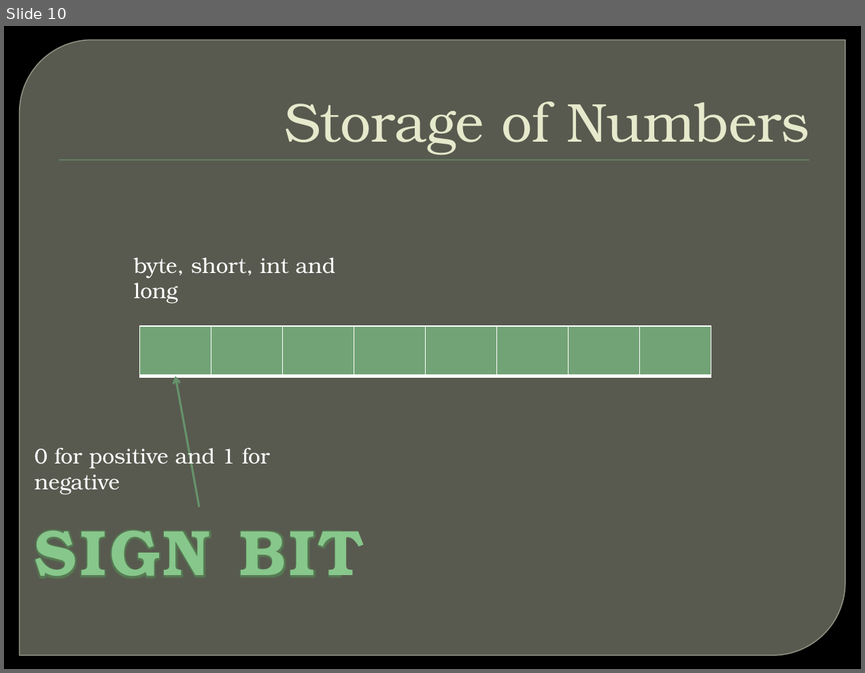
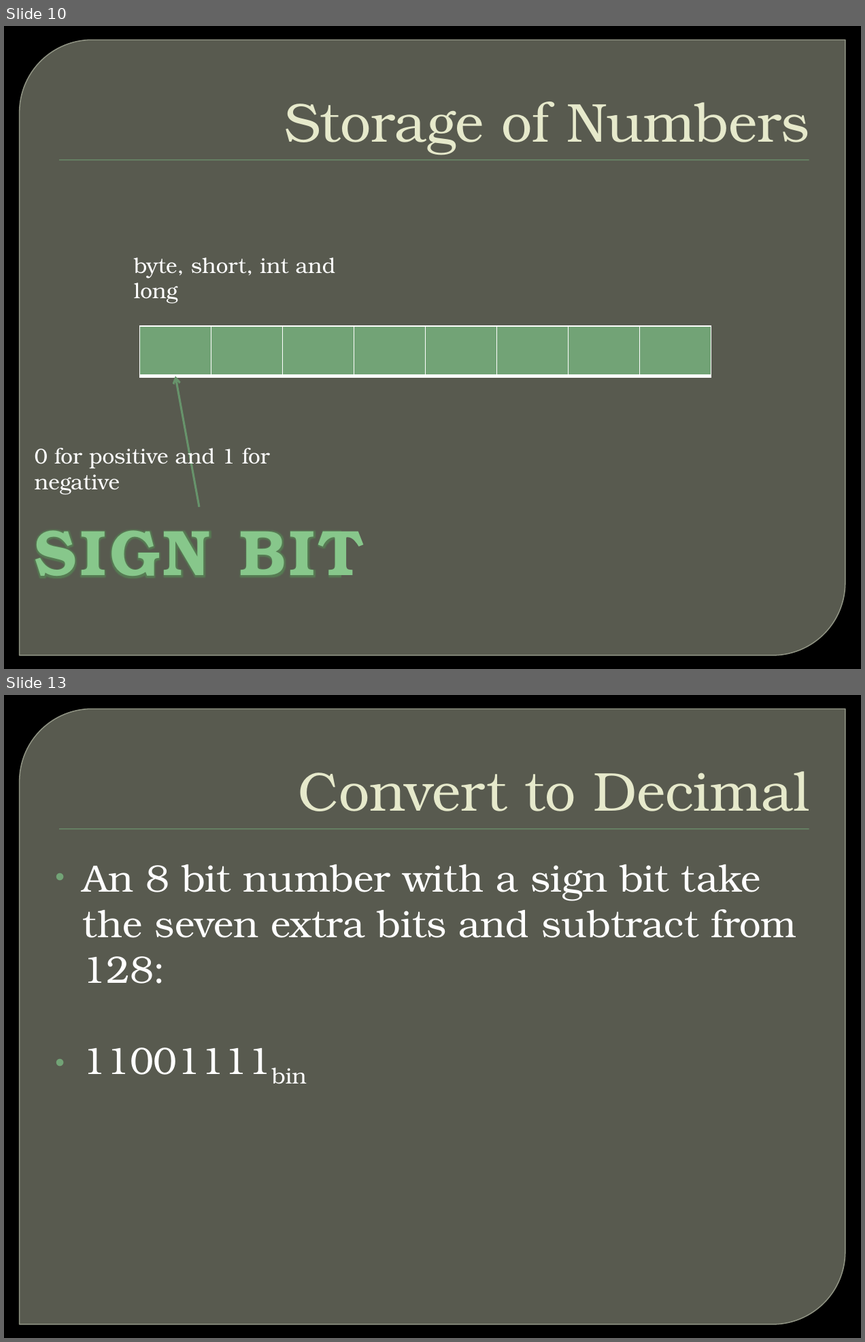
Before and after one commit to kevindeslauriers/ICS3U-2016, a slide deck: Unit One/src/com/bayviewglen/dayeight/Day 8 - Number Systems.pptx. Shown one above the other, each under a label of ours: slide 10 before the commit, slides 10 and 13 after it; the slides between them are not shown. The pictures are 865x673 and 865x1342 pixels, drawn with LibreOffice and Linux fonts; fonts in the diff are those of the drawing; background and template pictures are left out. Boxes give left, top, right and bottom in pixels: in the first picture for what was removed or moved away, otherwise in the second. Text is boxed around its words. In the diff, an @@ line names an element or a change of style, - is before the commit and + after.

```diff
--- a/Unit One/src/com/bayviewglen/dayeight/Day 8 - Number Systems.pptx
+++ b/Unit One/src/com/bayviewglen/dayeight/Day 8 - Number Systems.pptx
@@ slide 13 added at box(4, 695, 861, 1338), background picture (left out); not listed: 2 template elements that a slide beside it also shows @@
@@ title added at box(298, 771, 809, 811), 46 pt, text #E7EACB @@
+Convert to Decimal
@@ text added at box(83, 864, 796, 983), 32 pt, text #FFFFFF @@
+• An 8 bit number with a sign bit take the seven extra bits and subtract from 128:
+• 11001111bin
```
Also in this commit, not shown: 2 slides changed, 1 other slide added, 1 other file.
